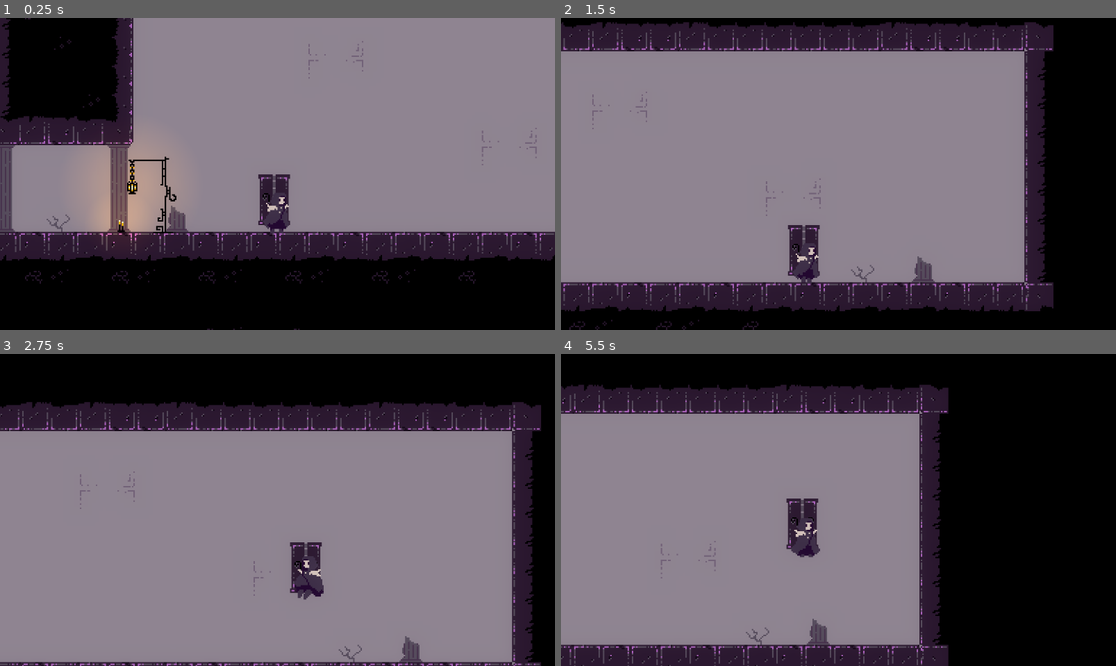
Above: before the commit, frames 1-4 (two rows, left to right).
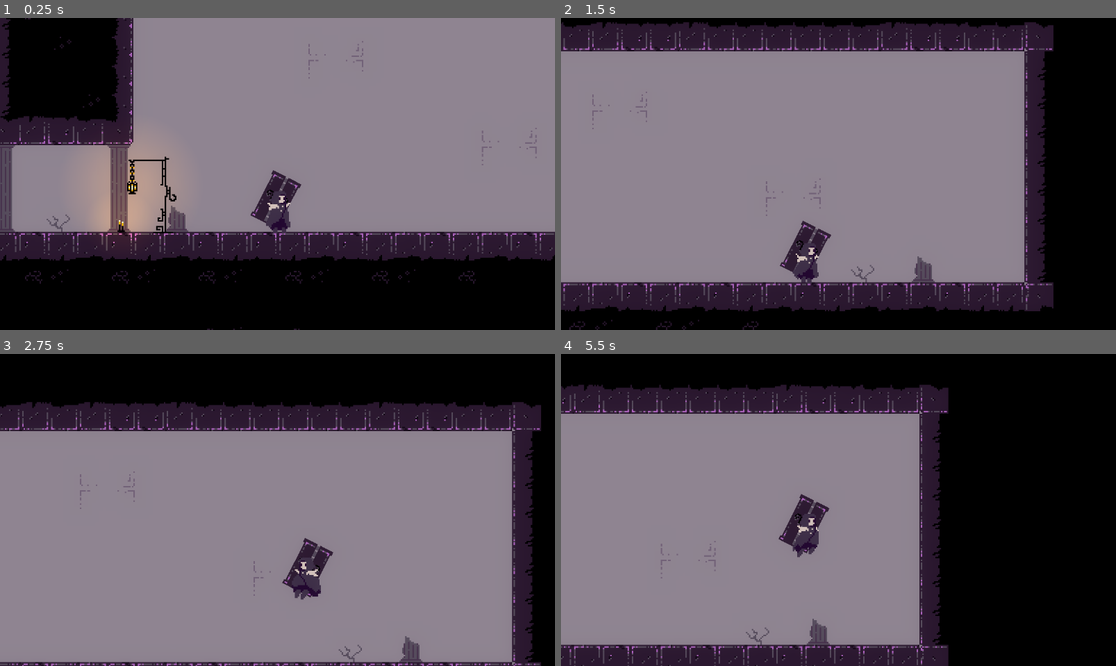
Above: after the commit, the same moments.

Repository: tewly27/Doorgeon
Game: Godot game, scene res://main.tscn
Two runs of this game, one before a commit and one after it. Both use one fixed random seed, a clock stepped at 60 frames per second and the inputs below.
Inputs:
- Up to frame 1 (0.25 s): no input
- Up to frame 2 (1.5 s): hold Space (jump) 0.53-1.28 s; hold D (move_right) from 0.53 s (still down); tap S (look_down) at 1.35 s
- Up to frame 3 (2.75 s): tap Space (jump) at 1.52, 1.55, 1.82 s; release D (move_right) at 2.03 s; hold A (move_left) from 2.03 s (still down); hold Space (jump) from 2.03 s (still down); tap W (look_up) at 2.1 s
- Up to frame 4 (5.5 s): release A (move_left) at 2.78 s; release Space (jump) at 2.78 s; hold D (move_right) 2.78-4.28 s; tap Space (jump) at 2.85, 3.02, 3.32, 4.52, 4.55, 4.82 s; hold Space (jump) 3.53-4.28 s; tap S (look_down) at 3.6 s; hold A (move_left) 4.28-5.03 s; tap W (look_up) at 4.35 s; hold D (move_right) from 5.03 s (still down); hold Space (jump) from 5.03 s (still down)

The runs differ from the first frame. In frame 1, 0.6% of the frame differs, in the area x 45-55%, y 48-70%; in frame 2, 0.5%; in frame 3, 0.6%; in frame 4, 0.7%, in the area x 39-49%, y 44-66%.

Commit message:
animation

Diff:
--- a/scenes/player/player.tscn
+++ b/scenes/player/player.tscn
@@ -1,10 +1,11 @@
-[gd_scene load_steps=13 format=3 uid="uid://3dde03ktiua5"]
+[gd_scene load_steps=16 format=3 uid="uid://3dde03ktiua5"]
 
 [ext_resource type="Script" path="res://scripts/player/player.gd" id="1_v56ng"]
 [ext_resource type="PackedScene" uid="uid://bo0jt2pkyo23n" path="res://scenes/player/camera.tscn" id="2_amrqj"]
 [ext_resource type="Script" path="res://addons/smoothing/smoothing_2d.gd" id="3_72x1j"]
 [ext_resource type="Texture2D" uid="uid://b6htk26yjfngn" path="res://graphics/player/walk.png" id="3_vqx7t"]
 [ext_resource type="Texture2D" uid="uid://bl0pssxxbc6a8" path="res://graphics/door2.png" id="4_ylbgg"]
+[ext_resource type="Texture2D" uid="uid://dixw7mhdjtl0w" path="res://graphics/Attack1Effect.png" id="5_cafkq"]
 
 [sub_resource type="RectangleShape2D" id="RectangleShape2D_j6t3t"]
 size = Vector2(44, 83)
@@ -21,19 +22,53 @@
 "times": PackedFloat32Array(0),
 "transitions": PackedFloat32Array(1),
 "update": 1,
+"values": [20]
+}
+tracks/1/type = "value"
+tracks/1/imported = false
+tracks/1/enabled = true
+tracks/1/path = NodePath("Smoothing2D/Door2:frame")
+tracks/1/interp = 1
+tracks/1/loop_wrap = true
+tracks/1/keys = {
+"times": PackedFloat32Array(0),
+"transitions": PackedFloat32Array(1),
+"update": 1,
 "values": [0]
 }
-tracks/1/type = "value"
-tracks/1/imported = false
-tracks/1/enabled = true
-tracks/1/path = NodePath("Smoothing2D/Door2:frame")
-tracks/1/interp = 1
-tracks/1/loop_wrap = true
-tracks/1/keys = {
-"times": PackedFloat32Array(0),
-"transitions": PackedFloat32Array(1),
-"update": 1,
-"values": [0]
+
+[sub_resource type="Animation" id="Animation_kln1k"]
+resource_name = "jump_down"
+length = 0.4
+loop_mode = 1
+tracks/0/type = "value"
+tracks/0/imported = false
+tracks/0/enabled = true
+tracks/0/path = NodePath("Smoothing2D/sprite:frame")
+tracks/0/interp = 1
+tracks/0/loop_wrap = true
+tracks/0/keys = {
+"times": PackedFloat32Array(0, 0.2),
+"transitions": PackedFloat32Array(1, 1),
+"update": 1,
+"values": [17, 18]
+}
+
+[sub_resource type="Animation" id="Animation_x78po"]
+resource_name = "jump_up"
+length = 0.4
+step = 0.05
+tracks/0/type = "value"
+tracks/0/imported = false
+tracks/0/enabled = true
+tracks/0/path = NodePath("Smoothing2D/sprite:frame")
+tracks/0/interp = 1
+tracks/0/loop_wrap = true
+tracks/0/keys = {
+"times": PackedFloat32Array(0, 0.15, 0.3),
+"transitions": PackedFloat32Array(1, 1, 1),
+"update": 1,
+"values": [14, 15, 16]
 }
 
 [sub_resource type="Animation" id="Animation_15wpn"]
@@ -66,41 +101,103 @@
 "values": [0, 1, 1]
 }
 
-[sub_resource type="Animation" id="Animation_x78po"]
-resource_name = "jump_up"
-length = 0.4
-tracks/0/type = "value"
-tracks/0/imported = false
-tracks/0/enabled = true
-tracks/0/path = NodePath("Smoothing2D/sprite:frame")
-tracks/0/interp = 1
-tracks/0/loop_wrap = true
-tracks/0/keys = {
-"times": PackedFloat32Array(0, 0.1, 0.2, 0.3),
-"transitions": PackedFloat32Array(1, 1, 1, 1),
-"update": 1,
-"values": [13, 14, 15, 16]
-}
-
-[sub_resource type="Animation" id="Animation_kln1k"]
-resource_name = "jump_down"
+[sub_resource type="Animation" id="Animation_53b1p"]
+resource_name = "attack1"
 length = 0.4
 loop_mode = 1
-tracks/0/type = "value"
-tracks/0/imported = false
-tracks/0/enabled = true
-tracks/0/path = NodePath("Smoothing2D/sprite:frame")
-tracks/0/interp = 1
-tracks/0/loop_wrap = true
-tracks/0/keys = {
-"times": PackedFloat32Array(0, 0.2),
+step = 0.05
+tracks/0/type = "value"
+tracks/0/imported = false
+tracks/0/enabled = true
+tracks/0/path = NodePath("Smoothing2D/sprite:frame")
+tracks/0/interp = 1
+tracks/0/loop_wrap = true
+tracks/0/keys = {
+"times": PackedFloat32Array(0, 0.05, 0.1, 0.15, 0.2, 0.25, 0.3),
+"transitions": PackedFloat32Array(1, 1, 1, 1, 1, 1, 1),
+"update": 1,
+"values": [20, 22, 24, 26, 28, 29, 20]
+}
+tracks/1/type = "value"
+tracks/1/imported = false
+tracks/1/enabled = true
+tracks/1/path = NodePath("Smoothing2D/Door2:position")
+tracks/1/interp = 1
+tracks/1/loop_wrap = true
+tracks/1/keys = {
+"times": PackedFloat32Array(0.1, 0.15, 0.3),
+"transitions": PackedFloat32Array(1, 1, 1),
+"update": 0,
+"values": [Vector2(-3, -88), Vector2(129, -72), Vector2(-2, -87)]
+}
+tracks/2/type = "value"
+tracks/2/imported = false
+tracks/2/enabled = true
+tracks/2/path = NodePath("Smoothing2D/Door2:rotation")
+tracks/2/interp = 1
+tracks/2/loop_wrap = true
+tracks/2/keys = {
+"times": PackedFloat32Array(0.1, 0.15, 0.3),
+"transitions": PackedFloat32Array(1, 1, 1),
+"update": 0,
+"values": [0.0, 1.57003, 0.0]
+}
+tracks/3/type = "value"
+tracks/3/imported = false
+tracks/3/enabled = true
+tracks/3/path = NodePath("Smoothing2D/Attack1Effect:frame")
+tracks/3/interp = 1
+tracks/3/loop_wrap = true
+tracks/3/keys = {
+"times": PackedFloat32Array(0.15, 0.2, 0.25, 0.3, 0.35),
+"transitions": PackedFloat32Array(1, 1, 1, 1, 1),
+"update": 1,
+"values": [0, 1, 1, 3, 4]
+}
+tracks/4/type = "value"
+tracks/4/imported = false
+tracks/4/enabled = true
+tracks/4/path = NodePath("Smoothing2D/Attack1Effect:position")
+tracks/4/interp = 1
+tracks/4/loop_wrap = true
+tracks/4/keys = {
+"times": PackedFloat32Array(0.15, 0.4),
 "transitions": PackedFloat32Array(1, 1),
-"update": 1,
-"values": [17, 18]
+"update": 0,
+"values": [Vector2(84.94, -83), Vector2(93.45, -83)]
+}
+
+[sub_resource type="Animation" id="Animation_wxsvn"]
+length = 0.001
+tracks/0/type = "value"
+tracks/0/imported = false
+tracks/0/enabled = true
+tracks/0/path = NodePath("Smoothing2D/Door2:position")
+tracks/0/interp = 1
+tracks/0/loop_wrap = true
+tracks/0/keys = {
+"times": PackedFloat32Array(0),
+"transitions": PackedFloat32Array(1),
+"update": 0,
+"values": [Vector2(-4, -88)]
+}
+tracks/1/type = "value"
+tracks/1/imported = false
+tracks/1/enabled = true
+tracks/1/path = NodePath("Smoothing2D/Door2:rotation")
+tracks/1/interp = 1
+tracks/1/loop_wrap = true
+tracks/1/keys = {
+"times": PackedFloat32Array(0),
+"transitions": PackedFloat32Array(1),
+"update": 0,
+"values": [0.469686]
 }
 
 [sub_resource type="AnimationLibrary" id="AnimationLibrary_x45jy"]
 _data = {
+"RESET": SubResource("Animation_wxsvn"),
+"attack1": SubResource("Animation_53b1p"),
 "idle": SubResource("Animation_vr4m0"),
 "jump_down": SubResource("Animation_kln1k"),
 "jump_up": SubResource("Animation_x78po"),
@@ -116,6 +213,7 @@
 script = ExtResource("1_v56ng")
 
 [node name="collision" type="CollisionShape2D" parent="."]
+visible = false
 position = Vector2(2, -64.5)
 shape = SubResource("RectangleShape2D_j6t3t")
 
@@ -136,7 +234,8 @@
 script = ExtResource("3_72x1j")
 
 [node name="Door2" type="Sprite2D" parent="Smoothing2D"]
-position = Vector2(-7, -88)
+position = Vector2(-4, -88)
+rotation = 0.469686
 scale = Vector2(3, 3)
 texture = ExtResource("4_ylbgg")
 hframes = 3
@@ -146,10 +245,19 @@
 scale = Vector2(3, 3)
 texture = ExtResource("3_vqx7t")
 hframes = 19
-frame = 14
+vframes = 4
+frame = 20
+
+[node name="Attack1Effect" type="Sprite2D" parent="Smoothing2D"]
+position = Vector2(92.2039, -83)
+scale = Vector2(3, 3)
+texture = ExtResource("5_cafkq")
+hframes = 5
+frame = 4
 
 [node name="camera" parent="." instance=ExtResource("2_amrqj")]
 
 [node name="LightOccluder2D" type="LightOccluder2D" parent="."]
+visible = false
 position = Vector2(-14, -98)
 occluder = SubResource("OccluderPolygon2D_uuac3")
Binary file added: graphics/Attack1Effect.png
Not shown, added: graphics/Attack1Effect.png.import
Binary file changed: graphics/player/walk.png
Binary file added: graphics/playerAttack1.png
Not shown, added: graphics/playerAttack1.png.import
Binary file added: graphics/playerAttack2.png
Not shown, added: graphics/playerAttack2.png.import
Not shown, added: graphics/player/walk.png~
